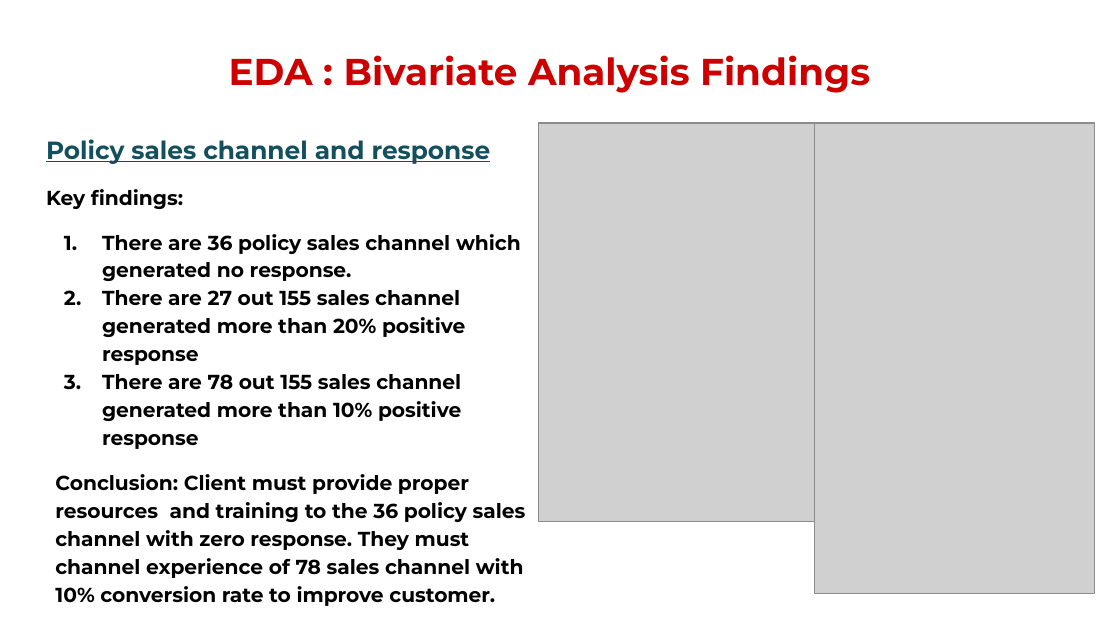
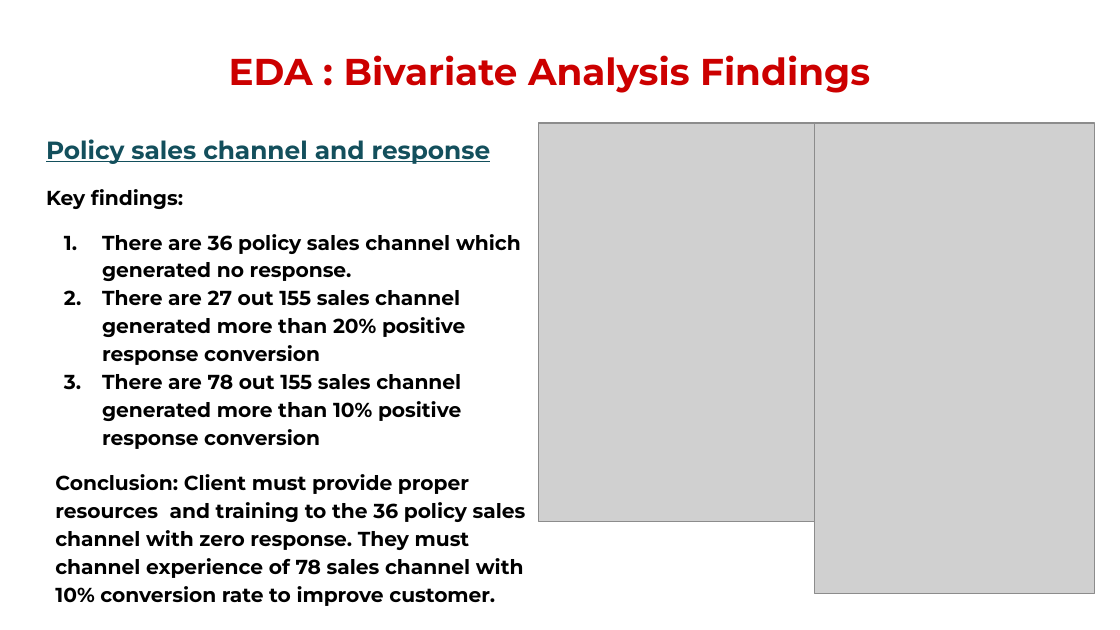
Before and after one commit to chandrakar-shubham/health-insurance-cross-sell-prediction, a slide deck: slide 12 of Project_presentation.pptx. Drawn at 1120x630 pixels with LibreOffice and Linux fonts; fonts in the diff are those of the drawing; grey boxes stand for pictures; background and template pictures are left out. Boxes give left, top, right and bottom in pixels: in the first picture for what was removed or moved away, otherwise in the second. Text is boxed around its words. In the diff, an @@ line names an element or a change of style, - is before the commit and + after.

```diff
--- a/Project_presentation.pptx
+++ b/Project_presentation.pptx
@@ text at bbox=[102, 290, 465, 449]: text changed @@
-2. There are 27 out 155 sales channel generated more than 20% positive response
-3. There are 78 out 155 sales channel generated more than 10% positive response
+2. There are 27 out 155 sales channel generated more than 20% positive response conversion
+3. There are 78 out 155 sales channel generated more than 10% positive response conversion
```
Also in this commit, not shown: 10 other slides changed, 3 slides added.
